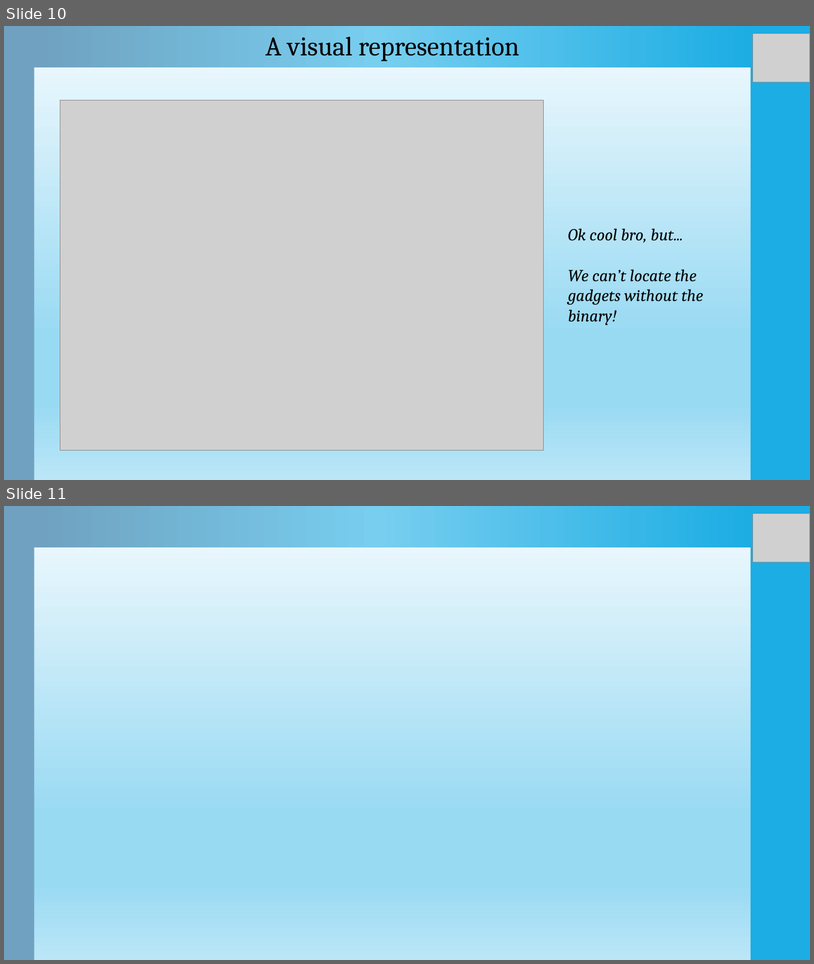
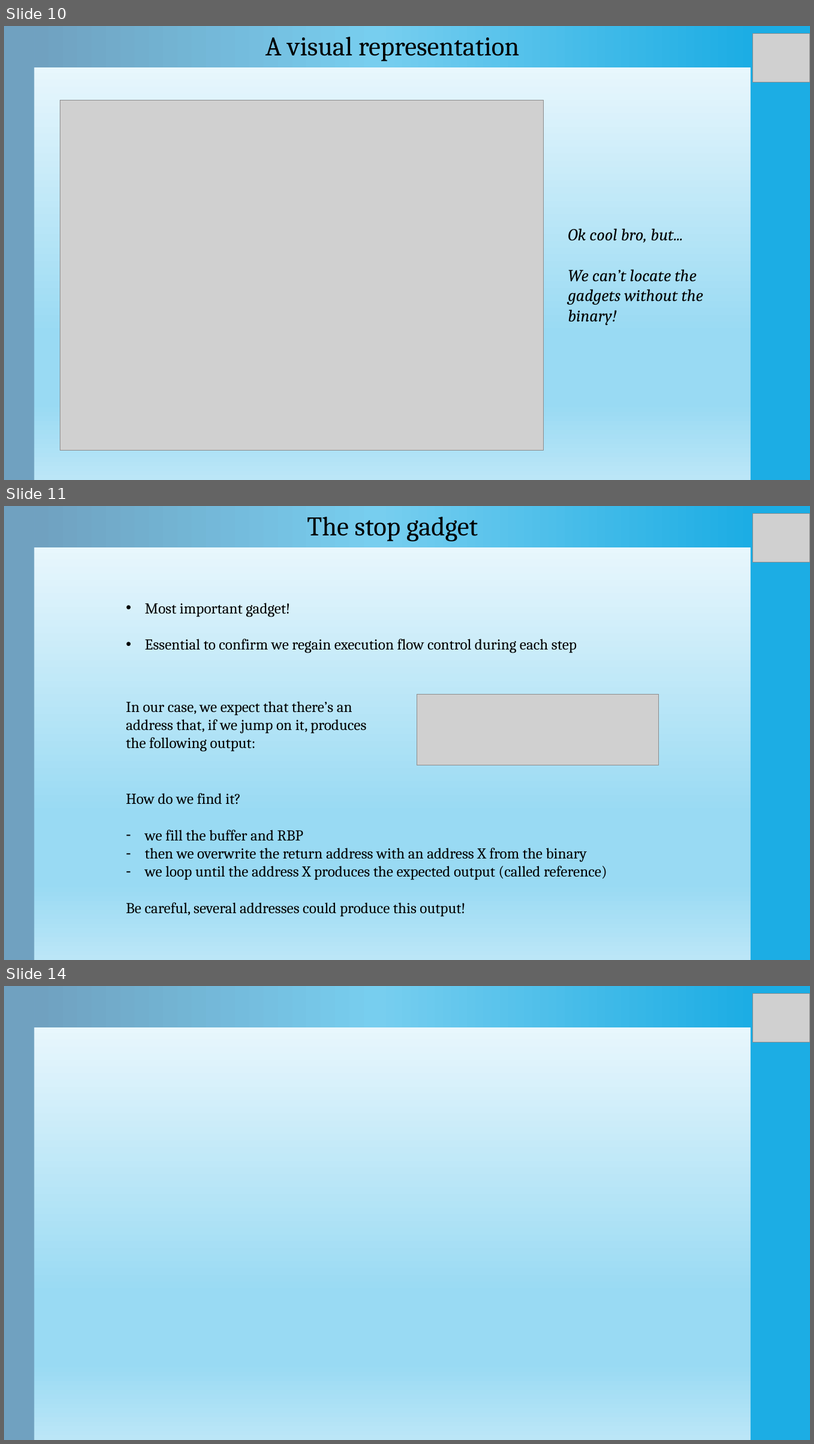
Before and after one commit to Ewael/LSE, a slide deck: Blind_Date/slides.pptx. Shown one above the other, each under a label of ours: slides 10 and 11 before the commit, slides 10, 11 and 14 after it; the slides between them are not shown. The pictures are 814x964 and 814x1444 pixels, drawn with LibreOffice and Linux fonts; fonts in the diff are those of the drawing; grey boxes stand for pictures. Boxes give left, top, right and bottom in pixels: in the first picture for what was removed or moved away, otherwise in the second. Text is boxed around its words. In the diff, an @@ line names an element or a change of style, - is before the commit and + after.

Commit message:
[WD] add stop gadget slides

```diff
--- a/Blind_Date/slides.pptx
+++ b/Blind_Date/slides.pptx
@@ slide 11 added at [4,506,810,960], background gradient #F4FBFE to #99DAF3 to #BBE6F7; not listed: 2 template elements that a slide beside it also shows @@
@@ rectangle added at [34,506,751,548], fill gradient #1CADE4 to #77CEEF to #70A1C0 @@
@@ text added at [307,517,478,541], 32 pt, text #000000 @@
+The stop gadget
@@ picture added at [753,514,810,562] @@
@@ text added at [145,603,577,653], 18 pt, text #000000 @@
+• Most important gadget!
+• Essential to confirm we regain execution flow control during each step
@@ text added at [126,701,366,751], 18 pt, text #000000 @@
+In our case, we expect that there’s an address that, if we jump on it, produces the following output:
@@ picture added at [417,694,659,765] @@
@@ text added at [126,793,608,916], 18 pt, text #000000 @@
+How do we find it?
+– we fill the buffer and RBP
+– then we overwrite the return address with an address X from the binary
+– we loop until the address X produces the expected output (called reference)
+Be careful, several addresses could produce this output!
@@ what was slide 11 is now slide 14 @@
```
Also in this commit, not shown: 3 slides changed, 2 other slides added.
